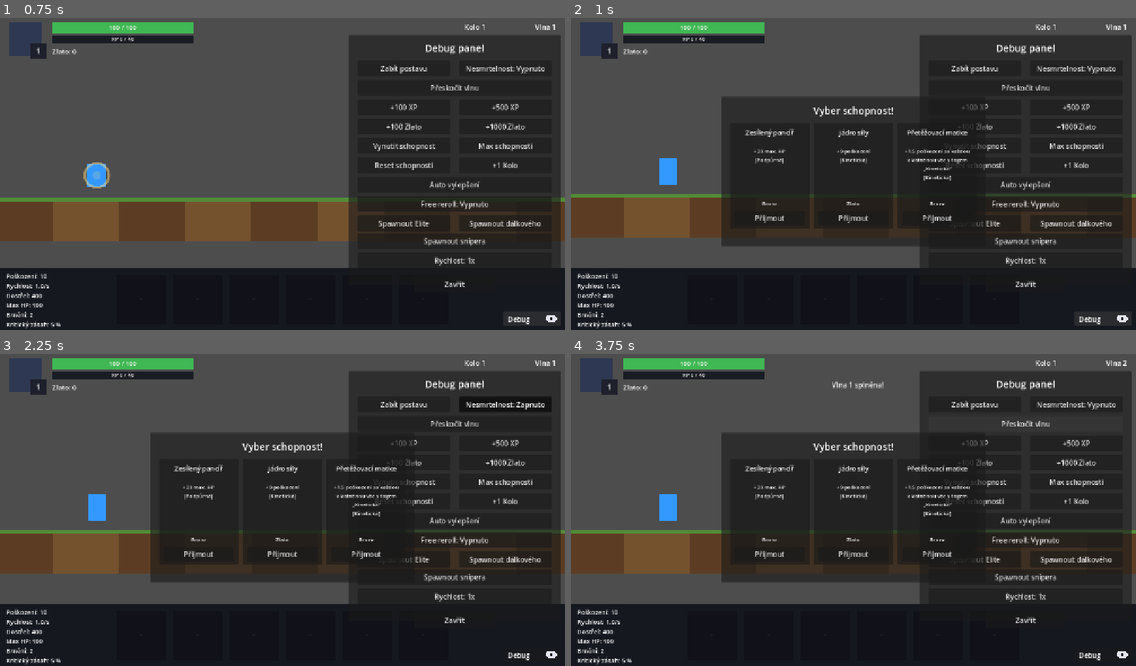
Above: before the commit, frames 1-4 (two rows, left to right).
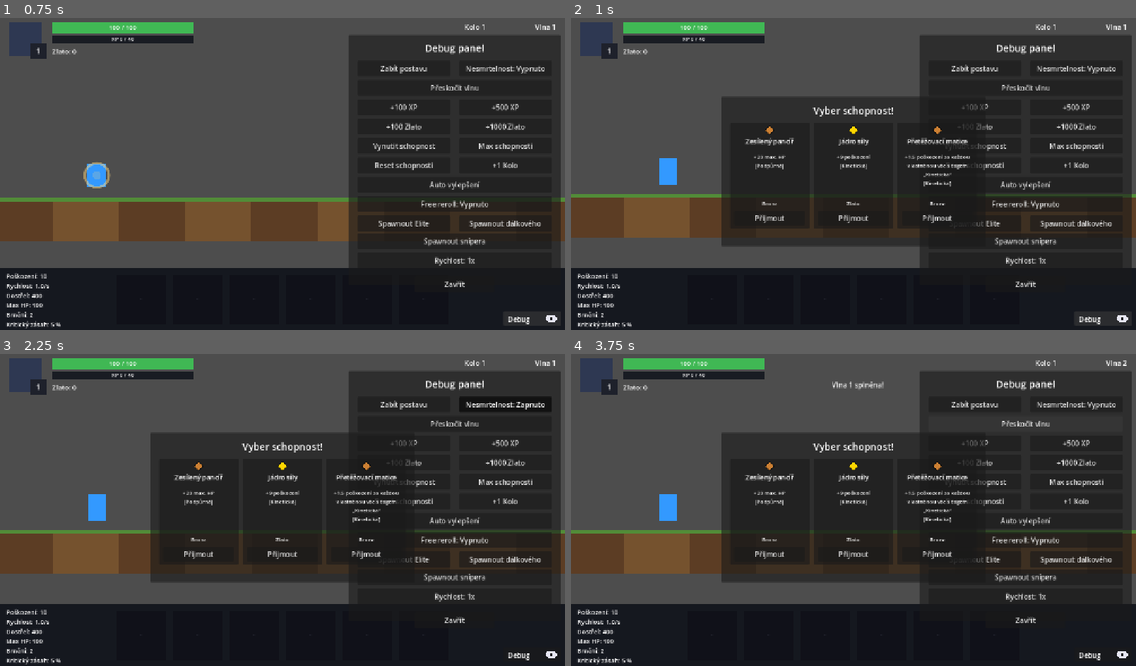
Above: after the commit, the same moments.

Repository: Wazzbi/auto-battler
Game: Godot game, scene res://scenes/main.tscn
Two runs of this game, one before a commit and one after it. Both use one fixed random seed, a clock stepped at 60 frames per second and the inputs below.
Inputs:
- Up to frame 1 (0.75 s): click "Debug" at 0.5 s
- Up to frame 2 (1 s): no input
- Up to frame 3 (2.25 s): click "Zabít postavu" at 1.25 s; click "Nesmrtelnost: Vypnuto" at 2 s
- Up to frame 4 (3.75 s): click "Nesmrtelnost: Zapnuto" at 2.75 s; click "Přeskočit vlnu" at 3.5 s

Frame 1 is identical in both runs. In frame 2, 1.6% of the frame differs, in the area x 30-71%, y 34-55%; in frame 3, 1.6%; in frame 4, 1.6%.

Commit message:
Přidat kosočtvercovou ikonku rarity do karet výběru schopnosti
Nový procedurálně kreslený RarityIcon (rarity_icon.gd) se zobrazuje nad
názvem každé karty v AbilityDraftPanel, obarvený podle nové sdílené
konstanty GameManager.SHOP_RARITY_COLORS (Bronz/Stříbro/Zlato/Diamant).

Co-Authored-By: Claude Sonnet 5 <noreply@anthropic.com>

Diff:
--- a/scenes/ui/hud.gd
+++ b/scenes/ui/hud.gd
@@ -333,6 +333,7 @@
 		card.get_node("NameLabel").text = definition["name"]
 		card.get_node("DescLabel").text = GameManager.get_ability_desc(ability_id, rarity)
 		card.get_node("RarityLabel").text = GameManager.SHOP_RARITY_NAMES[rarity]
+		card.get_node("RarityIcon").rarity_color = GameManager.SHOP_RARITY_COLORS[rarity]
 
 		var pick_button: Button = card.get_node("PickButton")
 		for connection in pick_button.pressed.get_connections():
--- a/scenes/ui/hud.tscn
+++ b/scenes/ui/hud.tscn
@@ -2,6 +2,7 @@
 
 [ext_resource type="Script" uid="uid://bpq8pxfiyscu2" path="res://scenes/ui/hud.gd" id="1_hud_script"]
 [ext_resource type="Script" path="res://scenes/ui/eye_icon.gd" id="2_eye_icon_script"]
+[ext_resource type="Script" path="res://scenes/ui/rarity_icon.gd" id="3_rarity_icon_script"]
 
 [sub_resource type="StyleBoxFlat" id="StyleBoxFlat_bar_bg"]
 bg_color = Color(0.09, 0.1, 0.13, 0.95)
@@ -941,12 +942,20 @@
 offset_right = 200.0
 offset_bottom = 300.0
 
+[node name="RarityIcon" type="Control" parent="Control/AbilityDraftPanel/Card0"]
+layout_mode = 0
+offset_left = 80.0
+offset_top = 6.0
+offset_right = 100.0
+offset_bottom = 26.0
+script = ExtResource("3_rarity_icon_script")
+
 [node name="NameLabel" type="Label" parent="Control/AbilityDraftPanel/Card0"]
 layout_mode = 0
 offset_left = 10.0
-offset_top = 10.0
-offset_right = 170.0
-offset_bottom = 50.0
+offset_top = 30.0
+offset_right = 170.0
+offset_bottom = 64.0
 theme_override_font_sizes/font_size = 15
 text = "Název"
 horizontal_alignment = 1
@@ -955,9 +964,9 @@
 [node name="DescLabel" type="Label" parent="Control/AbilityDraftPanel/Card0"]
 layout_mode = 0
 offset_left = 10.0
-offset_top = 55.0
-offset_right = 170.0
-offset_bottom = 170.0
+offset_top = 68.0
+offset_right = 170.0
+offset_bottom = 172.0
 theme_override_font_sizes/font_size = 12
 text = "Popis"
 horizontal_alignment = 1
@@ -988,12 +997,20 @@
 offset_right = 390.0
 offset_bottom = 300.0
 
+[node name="RarityIcon" type="Control" parent="Control/AbilityDraftPanel/Card1"]
+layout_mode = 0
+offset_left = 80.0
+offset_top = 6.0
+offset_right = 100.0
+offset_bottom = 26.0
+script = ExtResource("3_rarity_icon_script")
+
 [node name="NameLabel" type="Label" parent="Control/AbilityDraftPanel/Card1"]
 layout_mode = 0
 offset_left = 10.0
-offset_top = 10.0
-offset_right = 170.0
-offset_bottom = 50.0
+offset_top = 30.0
+offset_right = 170.0
+offset_bottom = 64.0
 theme_override_font_sizes/font_size = 15
 text = "Název"
 horizontal_alignment = 1
@@ -1002,9 +1019,9 @@
 [node name="DescLabel" type="Label" parent="Control/AbilityDraftPanel/Card1"]
 layout_mode = 0
 offset_left = 10.0
-offset_top = 55.0
-offset_right = 170.0
-offset_bottom = 170.0
+offset_top = 68.0
+offset_right = 170.0
+offset_bottom = 172.0
 theme_override_font_sizes/font_size = 12
 text = "Popis"
 horizontal_alignment = 1
@@ -1035,12 +1052,20 @@
 offset_right = 580.0
 offset_bottom = 300.0
 
+[node name="RarityIcon" type="Control" parent="Control/AbilityDraftPanel/Card2"]
+layout_mode = 0
+offset_left = 80.0
+offset_top = 6.0
+offset_right = 100.0
+offset_bottom = 26.0
+script = ExtResource("3_rarity_icon_script")
+
 [node name="NameLabel" type="Label" parent="Control/AbilityDraftPanel/Card2"]
 layout_mode = 0
 offset_left = 10.0
-offset_top = 10.0
-offset_right = 170.0
-offset_bottom = 50.0
+offset_top = 30.0
+offset_right = 170.0
+offset_bottom = 64.0
 theme_override_font_sizes/font_size = 15
 text = "Název"
 horizontal_alignment = 1
@@ -1049,9 +1074,9 @@
 [node name="DescLabel" type="Label" parent="Control/AbilityDraftPanel/Card2"]
 layout_mode = 0
 offset_left = 10.0
-offset_top = 55.0
-offset_right = 170.0
-offset_bottom = 170.0
+offset_top = 68.0
+offset_right = 170.0
+offset_bottom = 172.0
 theme_override_font_sizes/font_size = 12
 text = "Popis"
 horizontal_alignment = 1
--- /dev/null
+++ b/scenes/ui/rarity_icon.gd
@@ -0,0 +1,23 @@
+extends Control
+## Procedurálně kreslený kosočtverec pro zobrazení rarity karty (schopnost/
+## item) - žádný obrázkový asset, stejně jako zbytek vizuálů v projektu (viz
+## "Visuals are all procedural" v CLAUDE.md). Barva se nastavuje zvenčí přes
+## rarity_color (hud.gd čte GameManager.SHOP_RARITY_COLORS[rarity]).
+
+var rarity_color: Color = Color.WHITE:
+	set(value):
+		rarity_color = value
+		queue_redraw()
+
+
+func _draw() -> void:
+	var w: float = size.x
+	var h: float = size.y
+	var points := PackedVector2Array([
+		Vector2(w * 0.5, 0.0),
+		Vector2(w, h * 0.5),
+		Vector2(w * 0.5, h),
+		Vector2(0.0, h * 0.5),
+	])
+	draw_colored_polygon(points, rarity_color)
+	draw_polyline(points + PackedVector2Array([points[0]]), Color(0.0, 0.0, 0.0, 0.5), 1.5, true)
--- a/scripts/autoload/game_manager.gd
+++ b/scripts/autoload/game_manager.gd
@@ -256,6 +256,14 @@
 ## luxusní nákup, ne rutinní - viz "exponenciální cena, téměř lineární
 ## bonus" z balance brainstormu, který k tomuhle systému vedl.
 const SHOP_RARITY_COST_RATIOS: Array[float] = [1.0, 1.4, 2.25, 3.75]
+## Barva rarity pro vizuální odlišení (index = ShopRarity) - použito např.
+## kosočtvercovou ikonkou nad názvem v AbilityDraftPanel (viz rarity_icon.gd).
+const SHOP_RARITY_COLORS: Array[Color] = [
+	Color(0.80, 0.50, 0.20), # Bronz
+	Color(0.75, 0.75, 0.78), # Stříbro
+	Color(1.00, 0.84, 0.0),  # Zlato
+	Color(0.25, 0.85, 1.0),  # Diamant
+]
 
 ## --- Schopnosti -------------------------------------------------------
 ## JEDINÝ zdroj volitelné progrese vedle automatického LEVEL_STAT_GROWTH a
Not shown, added: scenes/ui/rarity_icon.gd.uid
Not shown, changed: CLAUDE.md
